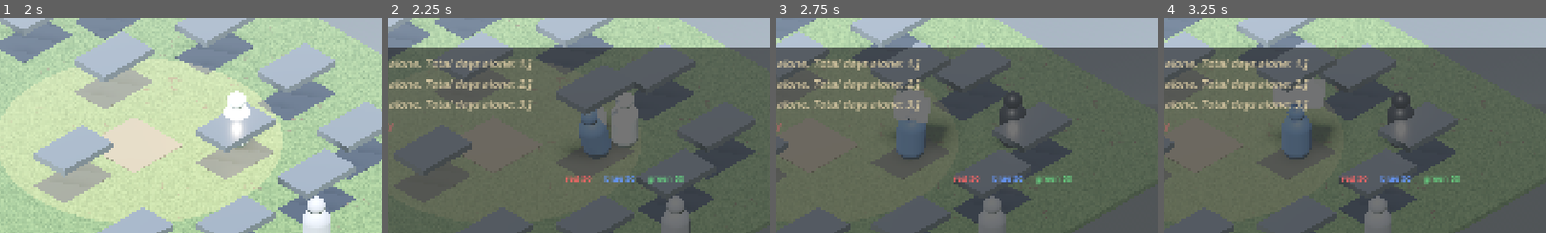
Above: before the commit, frames 1-4 (left to right).
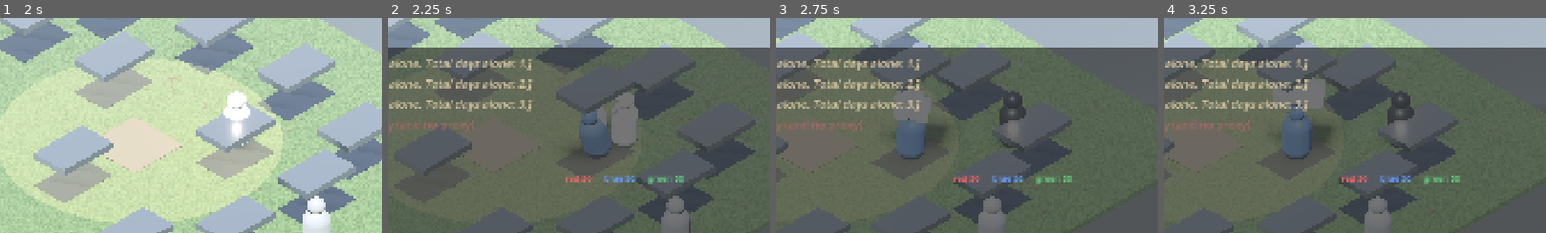
Above: after the commit, the same moments.

Repository: gokselozgur5/goske
Game: Godot game, scene res://scenes/main.tscn
Two runs of this game, one before a commit and one after it. Both use one fixed random seed, a clock stepped at 60 frames per second and the inputs below.
Inputs (mouse positions are % of the whole screen's width and height, from its top left):
- Up to frame 1 (2 s): tap Enter (ui_accept) at 0.5, 0.77 s; move the mouse to (72, 45) at 0.52 s; hold Right (ui_right) 0.53-1.25 s; tap Space at 0.6 s; click (72, 45) at 0.67 s; drag from (30, 55) to (45, 70) at 1.27 s
- Up to frame 2 (2.25 s): tap Enter (ui_accept) at 2 s; move the mouse to (60, 28) at 2.02 s; hold Right (ui_right) from 2.03 s (still down); tap Backspace at 2.1 s
- Up to frame 3 (2.75 s): keep holding Right (ui_right)
- Up to frame 4 (3.25 s): release Right (ui_right) at 2.75 s; drag from (45, 70) to (20, 35) at 2.77 s
The pictures show only the part of the screen within x 19-69%, y 25-75%; the shares and areas given below are measured in that part.

Frame 1 is identical in both runs. In frame 2, 0.3% of the frame differs, in the area x 2-23%, y 47-53%; in frame 3, 0.3%; in frame 4, 0.3%.

Commit message:
demo prep step 1: cloudflare worker proxy + game proxy mode
Web build can't ship the Anthropic key — anyone hitting Network tab
would steal it. Worker holds the key server-side as a secret and
proxies the request, so the browser only sees the Worker URL.

worker/:
- src/index.js — Worker logic. Per-IP hourly (60), per-IP daily (200),
  global daily (5000) rate limits via KV counters. Forces Haiku 4.5
  + caps max_tokens at 4000 server-side so a clever client can't
  upgrade to Sonnet/Opus or burn 8k tokens. CORS open (* origin)
  since the Pages domain is unknown until deploy; tighten later if
  abuse appears.
- wrangler.toml — minimal config. KV namespace id placeholder filled
  in after `wrangler kv namespace create RATE`.
- README.md — full setup walkthrough (install wrangler, login, KV,
  secret put, deploy) + cost ceiling math. Aggressive defaults are
  on Goksel's bill.
- .gitignore — node_modules / .wrangler / .dev.vars

scripts/game_master.gd:
- DEFAULT_API_URL replaces hardcoded API_URL constant
- _load_api_key() now also reads optional `api_url` from secrets.cfg.
  If present, switches to via_proxy mode: skip api_key validity check
  (Worker injects its own), send empty x-api-key header so a stale
  key in cfg doesn't leak.
- request_turn now uses the configured api_url

secrets.cfg.example — template with both modes documented.

Diff:
--- a/scripts/game_master.gd
+++ b/scripts/game_master.gd
@@ -9,12 +9,17 @@
 #     on_complete(turn: Dictionary, error: String)
 #     turn = {"speakers": [{id, line, trust_delta}], "world_events": [...]}
 
-const API_URL := "https://api.anthropic.com/v1/messages"
+const DEFAULT_API_URL := "https://api.anthropic.com/v1/messages"
 const ANTHROPIC_VERSION := "2023-06-01"
 const MODEL := "claude-haiku-4-5-20251001"
 const MAX_TOKENS := 3500
 
+# api_url: defaults to Anthropic direct (local dev with api_key in secrets.cfg).
+# In demo / web builds, point this at a Cloudflare Worker proxy that holds the
+# real key as a server secret — see worker/ in repo root.
+var api_url: String = DEFAULT_API_URL
 var api_key: String = ""
+var via_proxy: bool = false
 var personas_node: Node = null
 
 const SYSTEM_BASE := """You are the GAME MASTER of Goske, a narrative game. Like a tabletop DM: you play all characters, you run the world, you decide who speaks and when as a dramatic director.
@@ -165,12 +170,19 @@
 		push_error("[GM] secrets.cfg failed to load: %s" % err)
 		return
 	api_key = cfg.get_value("anthropic", "api_key", "")
-	if api_key == "":
-		push_error("[GM] api_key empty")
+	var url_override: String = cfg.get_value("anthropic", "api_url", "")
+	if url_override != "":
+		api_url = url_override
+		via_proxy = true
+	# Validity:
+	# - direct mode: api_key required
+	# - proxy mode: api_key optional (Worker overrides x-api-key with its own secret)
+	if not via_proxy and api_key == "":
+		push_error("[GM] api_key empty (and no api_url proxy configured)")
 
 func request_turn(history: Array, world_state: Dictionary, on_complete: Callable) -> void:
-	if api_key == "":
-		on_complete.call({}, "no api key")
+	if not via_proxy and api_key == "":
+		on_complete.call({}, "no api key (and no proxy)")
 		return
 	if personas_node == null:
 		personas_node = get_node_or_null("/root/Main/AlterPersonas")
@@ -193,8 +205,11 @@
 		"messages": msgs,
 	}
 
+	# In proxy mode, Worker overrides x-api-key with its own secret. Send empty
+	# header to avoid leaking anything if a stale key happens to be in cfg.
+	var sent_key := "" if via_proxy else api_key
 	var headers := PackedStringArray([
-		"x-api-key: " + api_key,
+		"x-api-key: " + sent_key,
 		"anthropic-version: " + ANTHROPIC_VERSION,
 		"content-type: application/json",
 	])
@@ -203,7 +218,7 @@
 	add_child(http)
 	http.request_completed.connect(_on_response.bind(http, on_complete))
 
-	var err := http.request(API_URL, headers, HTTPClient.METHOD_POST, JSON.stringify(body))
+	var err := http.request(api_url, headers, HTTPClient.METHOD_POST, JSON.stringify(body))
 	if err != OK:
 		on_complete.call({}, "http request error: %s" % err)
 		http.queue_free()
Not shown, added: secrets.cfg.example
Not shown, added: worker/.gitignore
Not shown, added: worker/README.md
Not shown, added: worker/src/index.js
Not shown, added: worker/wrangler.toml
